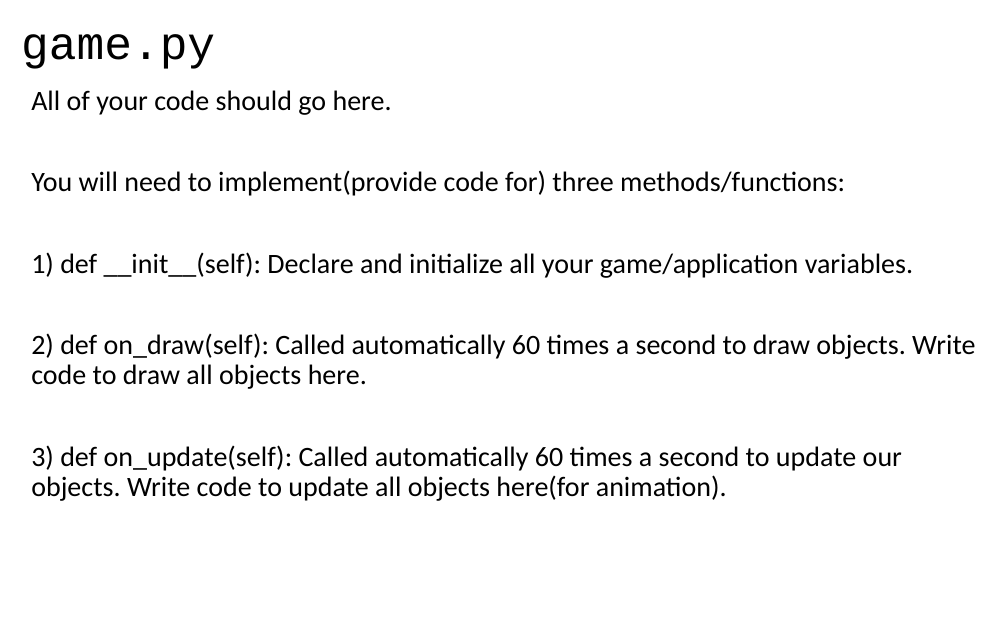
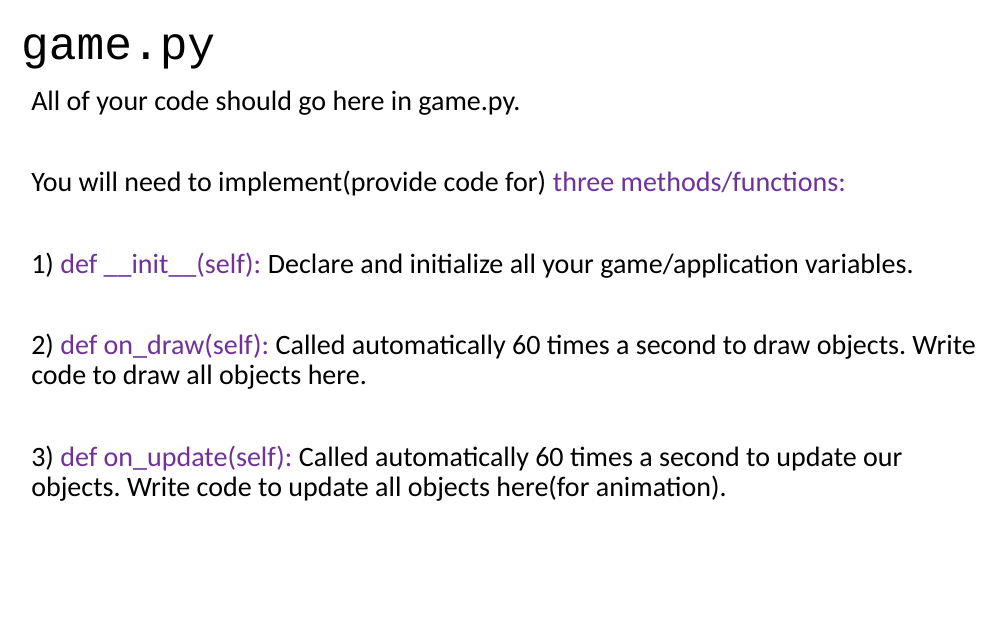
Before and after one commit to LongBaoNguyen/longbaonguyen.github.io, a slide deck: slide 5 of courses/apcsp/processing_arcade/processing1.pptx (slide 4 before the commit). Drawn at 1008x630 pixels with LibreOffice and Linux fonts; fonts in the diff are those of the drawing. Boxes give left, top, right and bottom in pixels: in the first picture for what was removed or moved away, otherwise in the second. Text is boxed around its words. In the diff, an @@ line names an element or a change of style, - is before the commit and + after.

```diff
--- a/courses/apcsp/processing_arcade/processing1.pptx
+++ b/courses/apcsp/processing_arcade/processing1.pptx
@@ text at (31,90,520,115): text changed @@
-All of your code should go here.
+All of your code should go here in game.py.
@@ text at (31,170,975,501): text colour #000000 to #7030A0 in "three methods/functions:", "def __init__(self):", "def on_draw(self):", "def on_update(self):" @@
```
Also in this commit, not shown: 4 other slides changed, 13 slides added, 20 other files.
